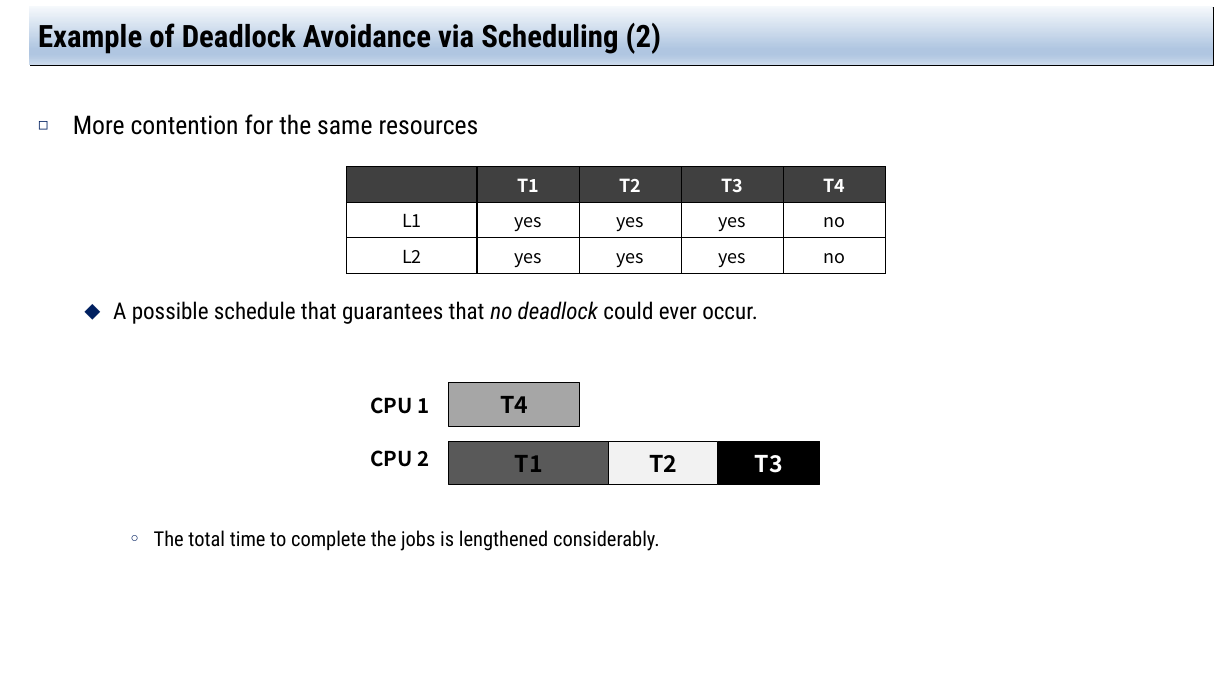
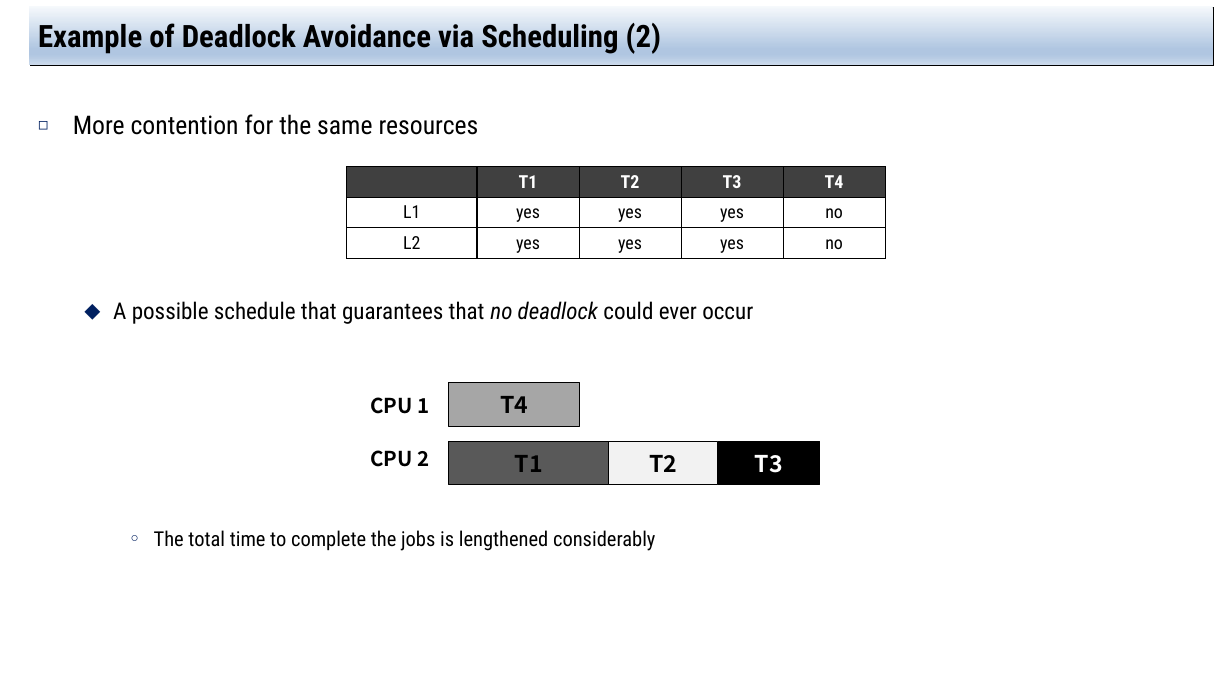
Before and after one commit to jachermocilla/extra-course-materials, a slide deck: slide 27 of cmsc125/ostep/slides/02.Concurrency/32.Common_Concurrency_Problems.pptx. Drawn at 1232x693 pixels with LibreOffice and Linux fonts; fonts in the diff are those of the drawing. Boxes give left, top, right and bottom in pixels: in the first picture for what was removed or moved away, otherwise in the second. Text is boxed around its words. In the diff, an @@ line names an element or a change of style, - is before the commit and + after.

```diff
--- a/cmsc125/ostep/slides/02.Concurrency/32.Common_Concurrency_Problems.pptx
+++ b/cmsc125/ostep/slides/02.Concurrency/32.Common_Concurrency_Problems.pptx
@@ table at [347, 167, 884, 260] @@
@@ font Noto Sans CJK KR to Roboto Condensed @@
@@ text at [113, 301, 753, 551]: text changed @@
-  ⬥ A possible schedule that guarantees that no deadlock could ever occur.
-    ○ The total time to complete the jobs is lengthened considerably.
+  ⬥ A possible schedule that guarantees that no deadlock could ever occur
+    ○ The total time to complete the jobs is lengthened considerably
```
Also in this commit, not shown: 21 other slides changed, 1 other file.
